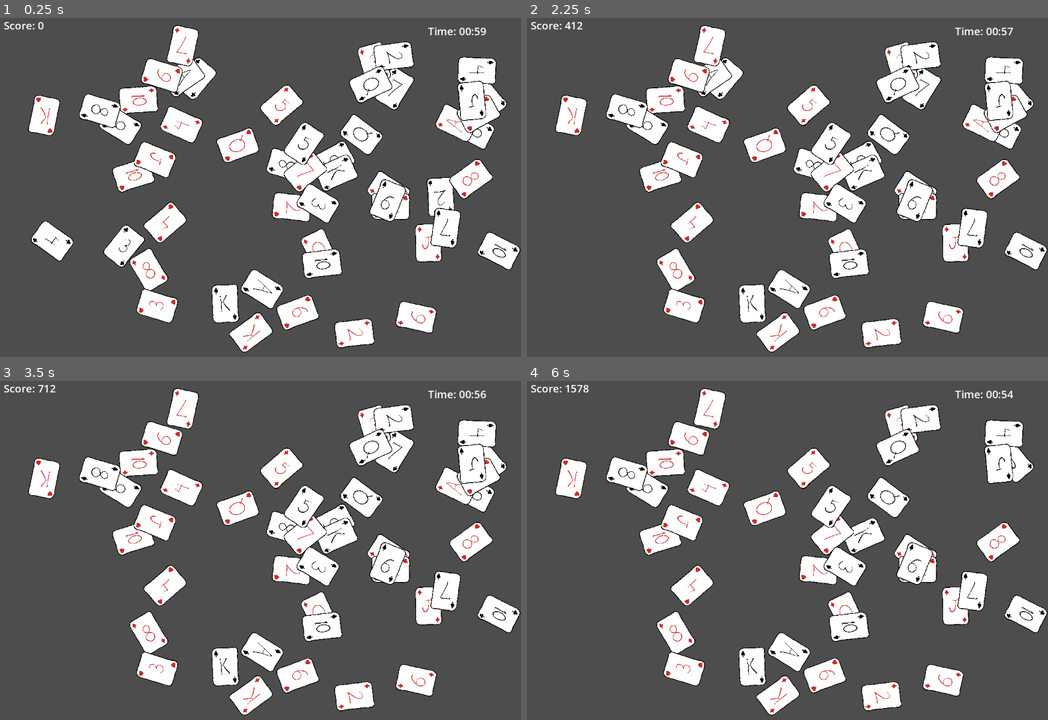
Above: before the commit, frames 1-4 (two rows, left to right).
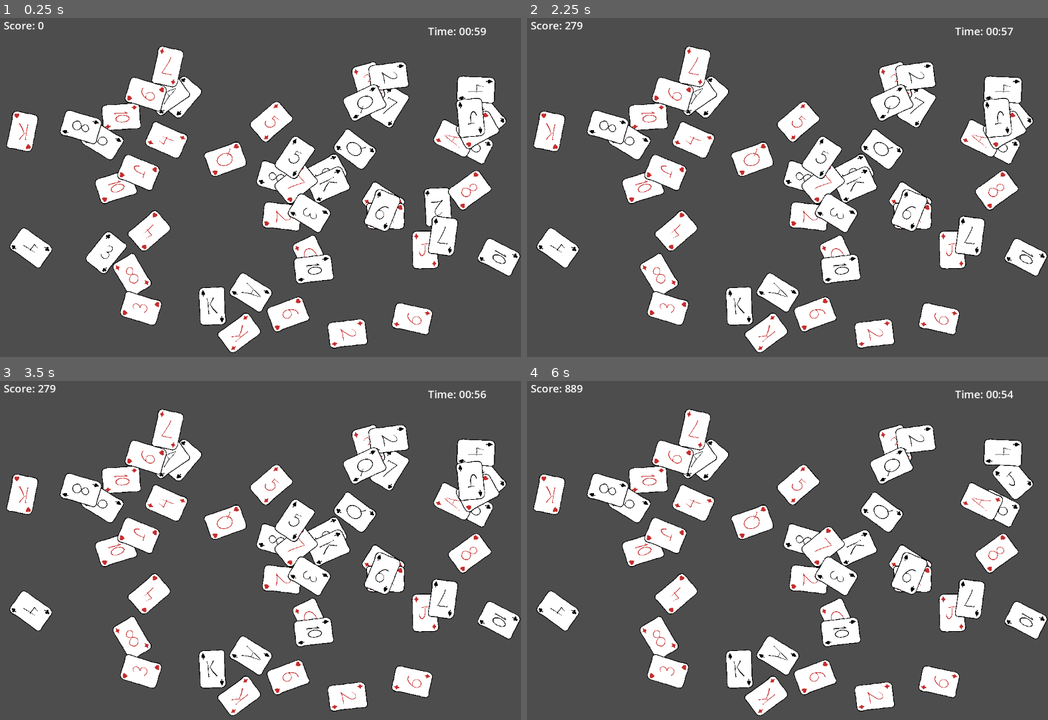
Above: after the commit, the same moments.

Repository: thetif/52-card-pickup
Game: Godot game, scene res://Scenes/main.tscn
Two runs of this game, one before a commit and one after it. Both use one fixed random seed, a clock stepped at 60 frames per second and the inputs below.
Inputs (mouse positions are in pixels of both pictures, inside the frame that each line leads up to):
- Up to frame 1 (0.25 s): no input
- Up to frame 2 (2.25 s): tap Enter at 0.5, 2 s; move the mouse to (969, 197) at 0.52 s; click (969, 197) at 0.67 s; tap Space at 1.25 s; move the mouse to (652, 245) at 1.27 s; click (652, 245) at 1.42 s; move the mouse to (579, 241) at 2.02 s; click (579, 241) at 2.17 s
- Up to frame 3 (3.5 s): tap Space at 2.75 s; move the mouse to (197, 442) at 2.77 s; click (197, 442) at 2.92 s
- Up to frame 4 (6 s): tap Enter at 3.5 s; move the mouse to (860, 523) at 3.52 s; click (860, 523) at 3.67 s; tap Space at 4.25 s; move the mouse to (922, 452) at 4.27 s; click (922, 452) at 4.42 s; move the mouse to (813, 526) at 5.02 s; click (813, 526) at 5.17 s; move the mouse to (1001, 492) at 5.77 s; click (1001, 492) at 5.92 s

The runs differ from the first frame. In frame 1, 24% of the frame differs, in the area x 1-100%, y 2-99%; in frame 2, 23%; in frame 3, 23%; in frame 4, 23%.
Error after the commit: Invalid access to property or key 'player_identifier' on a base object of type 'Nil'. (res://Scripts/end_screen.gd:74)

Commit message:
added leaderboard and end screen

Diff:
--- /dev/null
+++ b/Scenes/end_screen.tscn
@@ -0,0 +1,89 @@
+[gd_scene load_steps=3 format=3 uid="uid://cq6ooo2f74ytj"]
+
+[ext_resource type="Script" path="res://Scripts/end_screen.gd" id="1_mb140"]
+
+[sub_resource type="LabelSettings" id="LabelSettings_es65j"]
+font_size = 36
+
+[node name="EndScreen" type="Control"]
+layout_mode = 3
+anchors_preset = 15
+anchor_right = 1.0
+anchor_bottom = 1.0
+grow_horizontal = 2
+grow_vertical = 2
+script = ExtResource("1_mb140")
+
+[node name="ColorRect" type="ColorRect" parent="."]
+layout_mode = 1
+anchors_preset = 15
+anchor_right = 1.0
+anchor_bottom = 1.0
+grow_horizontal = 2
+grow_vertical = 2
+color = Color(0.207843, 0.207843, 0.207843, 0.682353)
+
+[node name="PlayButton" type="Button" parent="."]
+layout_mode = 0
+offset_left = 250.0
+offset_top = 440.0
+offset_right = 370.0
+offset_bottom = 501.0
+theme_override_font_sizes/font_size = 24
+text = "Retry"
+
+[node name="FinalScore" type="CanvasGroup" parent="."]
+
+[node name="Header" type="Label" parent="FinalScore"]
+offset_left = 91.0
+offset_top = 202.0
+offset_right = 519.0
+offset_bottom = 252.0
+theme_override_font_sizes/font_size = 36
+text = "Final Score"
+label_settings = SubResource("LabelSettings_es65j")
+horizontal_alignment = 1
+
+[node name="Score" type="Label" parent="FinalScore"]
+offset_left = 82.0
+offset_top = 305.0
+offset_right = 549.0
+offset_bottom = 382.0
+theme_override_font_sizes/font_size = 56
+text = "Score..."
+horizontal_alignment = 1
+
+[node name="Leaderboard" type="CanvasGroup" parent="."]
+
+[node name="Header" type="Label" parent="Leaderboard"]
+offset_left = 679.0
+offset_top = 115.0
+offset_right = 1110.0
+offset_bottom = 165.0
+theme_override_font_sizes/font_size = 36
+text = "Leaderboard"
+horizontal_alignment = 1
+
+[node name="Board" type="Label" parent="Leaderboard"]
+offset_left = 695.0
+offset_top = 185.0
+offset_right = 1076.0
+offset_bottom = 621.0
+
+[node name="ChangePlayerNameText" type="TextEdit" parent="Leaderboard"]
+offset_left = 673.0
+offset_top = 691.0
+offset_right = 1062.0
+offset_bottom = 735.0
+theme_override_font_sizes/font_size = 24
+placeholder_text = "Set your name..."
+
+[node name="SavePlayerNameButton" type="Button" parent="Leaderboard"]
+offset_left = 1079.0
+offset_top = 691.0
+offset_right = 1141.0
+offset_bottom = 733.0
+theme_override_font_sizes/font_size = 24
+text = "Save"
+
+[connection signal="pressed" from="PlayButton" to="." method="_on_play_button_pressed"]
--- a/Scenes/main.tscn
+++ b/Scenes/main.tscn
@@ -1,7 +1,8 @@
-[gd_scene load_steps=3 format=3 uid="uid://dx8chjodrid4c"]
+[gd_scene load_steps=4 format=3 uid="uid://dx8chjodrid4c"]
 
 [ext_resource type="Script" path="res://Scripts/main.gd" id="1_7ru3y"]
 [ext_resource type="PackedScene" uid="uid://b1bn5nxx0m4uv" path="res://Scenes/deck.tscn" id="2_kye74"]
+[ext_resource type="PackedScene" uid="uid://cq6ooo2f74ytj" path="res://Scenes/end_screen.tscn" id="3_k6hmk"]
 
 [node name="Main" type="Node2D"]
 script = ExtResource("1_7ru3y")
@@ -36,6 +37,10 @@
 theme_override_font_sizes/font_size = 24
 text = "Time: "
 
+[node name="EndScreen" parent="." instance=ExtResource("3_k6hmk")]
+
+[connection signal="game_over" from="." to="EndScreen" method="_on_main_game_over"]
 [connection signal="collected_all" from="Deck" to="." method="_on_deck_collected_all"]
 [connection signal="update_score" from="Deck" to="." method="_on_deck_update_score"]
 [connection signal="timeout" from="GameTimer" to="." method="_on_game_timer_timeout"]
+[connection signal="restart_game" from="EndScreen" to="." method="_on_end_screen_restart_game"]
--- a/Scripts/deck.gd
+++ b/Scripts/deck.gd
@@ -13,8 +13,8 @@
 	for texture in card_textures:
 		var card = card_scene.instantiate()
 		card.card_image = texture
-		card.position.x = randf_range(100, window_size.x - 50)
-		card.position.y = randf_range(50, window_size.y - 50)
+		card.position.x = randf_range(50, window_size.x - 50)
+		card.position.y = randf_range(100, window_size.y - 50)
 		card.rotation_degrees = randf_range(-180, 180)
 		add_child(card)
 		card.connect("picked_up", _on_card_picked_up)
--- /dev/null
+++ b/Scripts/end_screen.gd
@@ -0,0 +1,215 @@
+extends Control
+
+# Use this game API key if you want to test with a functioning leaderboard
+# "987dbd0b9e5eb3749072acc47a210996eea9feb0"
+var game_API_key = "dev_9e750f1f20134d8eac2b024855449471"
+var development_mode = true
+var leaderboard_key = "52-card-pickup"
+var session_token = ""
+var score = 0
+
+# HTTP Request node can only handle one call per node
+var auth_http = HTTPRequest.new()
+var leaderboard_http = HTTPRequest.new()
+var submit_score_http = HTTPRequest.new()
+var set_name_http = HTTPRequest.new()
+var get_name_http = HTTPRequest.new()
+
+signal restart_game
+
+@onready var play_button = $PlayButton
+
+@onready var final_header = $FinalScore/Header
+@onready var final_score = $FinalScore/Score
+
+@onready var leaderboard = $Leaderboard/Board
+@onready var name_text_edit = $Leaderboard/ChangePlayerNameText
+@onready var save_name_button = $Leaderboard/SavePlayerNameButton
+
+func _ready():
+	_authentication_request()
+	leaderboard.visible = false
+
+func _authentication_request():
+	# Check if a player session exists
+	var player_session_exists = false
+	var player_identifier : String
+	var file = FileAccess.open("user://LootLocker.data", FileAccess.READ)
+	if file != null:
+		player_identifier = file.get_as_text()
+		print("player ID="+player_identifier)
+		file.close()
+
+	if player_identifier != null and player_identifier.length() > 1:
+		print("player session exists, id="+player_identifier)
+		player_session_exists = true
+	if(player_identifier.length() > 1):
+		player_session_exists = true
+
+	## Convert data to json string:
+	var data = { "game_key": game_API_key, "game_version": "0.0.0.1", "development_mode": true }
+
+	# If a player session already exists, send with the player identifier
+	if(player_session_exists == true):
+		data = { "game_key": game_API_key, "player_identifier":player_identifier, "game_version": "0.0.0.1", "development_mode": true }
+
+	# Add 'Content-Type' header:
+	var headers = ["Content-Type: application/json"]
+
+	# Create a HTTPRequest node for authentication
+	auth_http = HTTPRequest.new()
+	add_child(auth_http)
+	auth_http.request_completed.connect(_on_authentication_request_completed)
+	# Send request
+	auth_http.request("https://api.lootlocker.io/game/v2/session/guest", headers, HTTPClient.METHOD_POST, JSON.stringify(data))
+	# Print what we're sending, for debugging purposes:
+	print(data)
+
+func _on_authentication_request_completed(result, response_code, headers, body):
+	var json = JSON.new()
+	json.parse(body.get_string_from_utf8())
+
+	# Save the player_identifier to file
+	var file = FileAccess.open("user://LootLocker.data", FileAccess.WRITE)
+	file.store_string(json.get_data().player_identifier)
+	file.close()
+
+	# Save session_token to memory
+	session_token = json.get_data().session_token
+
+	# Print server response
+	print(json.get_data())
+
+	# Clear node
+	auth_http.queue_free()
+	# Get leaderboards
+	_get_leaderboards()
+
+func _get_leaderboards():
+	print("Getting leaderboards")
+	leaderboard.visible = false
+
+	var url = "https://api.lootlocker.io/game/leaderboards/"+leaderboard_key+"/list?count=10"
+	var headers = ["Content-Type: application/json", "x-session-token:"+session_token]
+
+	# Create a request node for getting the highscore
+	leaderboard_http = HTTPRequest.new()
+	add_child(leaderboard_http)
+	leaderboard_http.request_completed.connect(_on_leaderboard_request_completed)
+
+	# Send request
+	leaderboard_http.request(url, headers, HTTPClient.METHOD_GET, "")
+
+func _on_leaderboard_request_completed(result, response_code, headers, body):
+	var json = JSON.new()
+	json.parse(body.get_string_from_utf8())
+
+	# Print data
+	print(json.get_data())
+
+	# Formatting as a leaderboard
+	var leaderboardFormatted = ""
+	if json.get_data().items != null:
+		for n in json.get_data().items.size():
+			var player = str(json.get_data().items[n].player.name) if json.get_data().items[n].player.name != "" else str(json.get_data().items[n].player.id)
+
+			leaderboardFormatted += str(json.get_data().items[n].rank)+str(". ")
+			leaderboardFormatted += player+str(" - ")
+			leaderboardFormatted += str(json.get_data().items[n].score)+str("\n")
+		# Print the formatted leaderboard to the console
+		leaderboard.text = leaderboardFormatted
+		leaderboard.visible = true
+		print(leaderboardFormatted)
+
+	# Clear node
+	leaderboard_http.queue_free()
+
+func _upload_score(score: int):
+	var data = { "score": str(score) }
+	var headers = ["Content-Type: application/json", "x-session-token:"+session_token]
+	submit_score_http = HTTPRequest.new()
+	add_child(submit_score_http)
+	submit_score_http.request_completed.connect(_on_upload_score_request_completed)
+	# Send request
+	submit_score_http.request("https://api.lootlocker.io/game/leaderboards/"+leaderboard_key+"/submit", headers, HTTPClient.METHOD_POST, JSON.stringify(data))
+	# Print what we're sending, for debugging purposes:
+	print(data)
+
+func _on_upload_score_request_completed(result, response_code, headers, body) :
+	var json = JSON.new()
+	json.parse(body.get_string_from_utf8())
+
+	# Print data
+	print(json.get_data())
+
+	# Clear node
+	submit_score_http.queue_free()
+
+	_get_leaderboards()
+
+func _change_player_name(player_name):
+	print("Changing player name")
+
+	var data = { "name": str(player_name) }
+	var url =  "https://api.lootlocker.io/game/player/name"
+	var headers = ["Content-Type: application/json", "x-session-token:"+session_token]
+
+	# Create a request node for getting the highscore
+	set_name_http = HTTPRequest.new()
+	add_child(set_name_http)
+	set_name_http.request_completed.connect(_on_player_set_name_request_completed)
+	# Send request
+	set_name_http.request(url, headers, HTTPClient.METHOD_PATCH, JSON.stringify(data))
+
+func _on_player_set_name_request_completed(result, response_code, headers, body):
+	var json = JSON.new()
+	json.parse(body.get_string_from_utf8())
+
+	# Print data
+	print(json.get_data())
+	set_name_http.queue_free()
+
+	_get_leaderboards()
+
+func _get_player_name():
+	print("Getting player name")
+	var url = "https://api.lootlocker.io/game/player/name"
+	var headers = ["Content-Type: application/json", "x-session-token:"+session_token]
+
+	# Create a request node for getting the highscore
+	get_name_http = HTTPRequest.new()
+	add_child(get_name_http)
+	get_name_http.request_completed.connect(_on_player_get_name_request_completed)
+	# Send request
+	get_name_http.request(url, headers, HTTPClient.METHOD_GET, "")
+
+func _on_player_get_name_request_completed(result, response_code, headers, body):
+	var json = JSON.new()
+	json.parse(body.get_string_from_utf8())
+
+	# Print data
+	print(json.get_data())
+	# Print player name
+	print(json.get_data().name)
+
+func _on_save_button_pressed() -> void:
+	save_name_button.disabled = true
+	var name = name_text_edit.text
+	_change_player_name(name)
+	name_text_edit.text = ""
+
+func _on_name_changed() -> void:
+	save_name_button.disabled = false
+
+func _on_main_game_over(win : bool, score: int) -> void:
+	if win == true:
+		final_header.text = "You Win!"
+	else:
+		final_header.text = "Better Luck Next Time"
+
+	final_score.text = "Score: " + str(score)
+	_upload_score(score)
+
+
+func _on_play_button_pressed() -> void:
+	restart_game.emit()
--- a/Scripts/main.gd
+++ b/Scripts/main.gd
@@ -1,14 +1,21 @@
 extends Node2D
 
+@onready var deck = $Deck
 @onready var game_timer : Timer = $GameTimer
+@onready var hud : CanvasLayer = $HUD
 @onready var score_label : Label = $HUD/ScoreLabel
 @onready var time_label: Label = $HUD/TimeLabel
+@onready var end_screen : Control = $EndScreen
+
+signal game_over
 
 var score : int = 0
 
 func _ready() -> void:
 	game_timer.start() # 5 minute timer
 	update_score_label()
+	hud.visible = true
+	end_screen.visible = false
 
 func _physics_process(delta: float) -> void:
 	update_time_label()
@@ -32,10 +39,17 @@
 
 func _on_deck_collected_all() -> void:
 	score += game_timer.time_left
-	update_score_label()
-	print("final score: ", score)
 	game_timer.stop()
-	get_tree().quit()
+	end_game(true)
 
 func _on_game_timer_timeout() -> void:
-	print("timeout score: ", score)
+	end_game(false)
+
+func end_game(win : bool) -> void:
+	game_over.emit(win, score)
+	deck.queue_free()
+	hud.visible = false
+	end_screen.visible = true
+
+func _on_end_screen_restart_game() -> void:
+	get_tree().reload_current_scene()
Not shown, added: .DS_Store
Not shown, added: Scenes/.DS_Store
